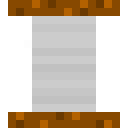
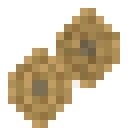
Comparing the layer stacks of the two 128 x 128 images. Changes:
added layer "coil-shading" above "coil-material" over [56, 24, 104, 88]
renamed "outline" to "coil-material", painted on it over [8, 0, 120, 128]
added layer "coil-ends" above "colors" over [8, 8, 120, 128]
renamed "Background" to "colors", hid it, painted on it over [8, 0, 16, 16]
